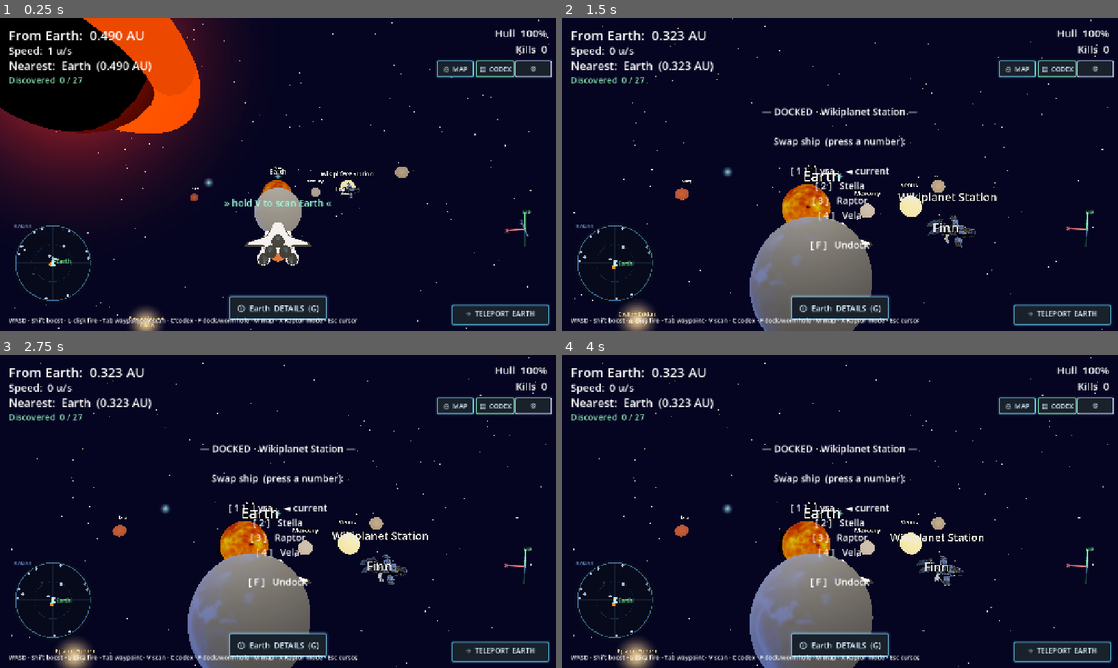
Above: before the commit, frames 1-4 (two rows, left to right).
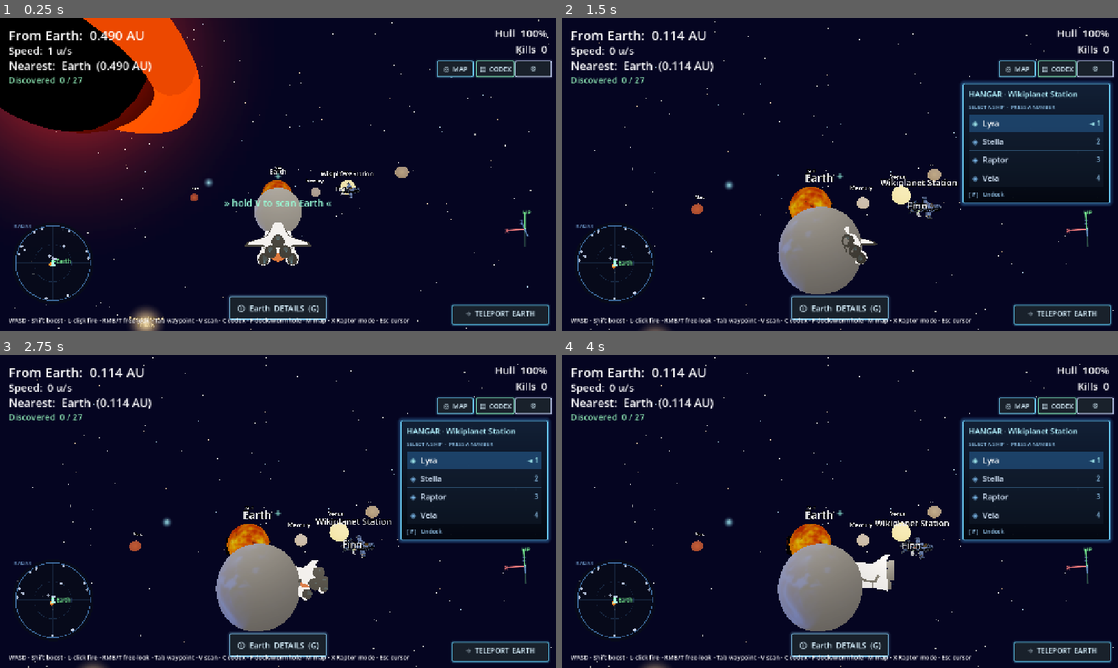
Above: after the commit, the same moments.

Repository: Fiazul/Astryx
Game: Godot game, scene res://Main.tscn
Same seed, same stepped clock (60 frames per second), same inputs: the game is played once before the commit and once after it.
Inputs (mouse positions are in pixels of both pictures, inside the frame that each line leads up to):
- Up to frame 1 (0.25 s): no input
- Up to frame 2 (1.5 s): tap Enter at 0.5 s; move the mouse to (867, 174) at 0.52 s; hold T 0.53-1.28 s; hold W from 0.53 s (still down); click (867, 174) at 0.67 s; tap Space at 0.77 s; tap Q at 0.8, 1.35 s; tap F at 1.25 s; move the mouse to (812, 174) at 1.27 s; click (812, 174) at 1.42 s
- Up to frame 3 (2.75 s): tap Space at 1.52 s; tap E at 1.55 s; tap A at 2 s; move the mouse to (333, 442) at 2.02 s; release W at 2.03 s; hold D from 2.03 s (still down); hold E from 2.03 s (still down); click (333, 442) at 2.17 s; tap T at 2.3 s
- Up to frame 4 (4 s): release D at 2.75 s; release E at 2.75 s; tap A at 2.75, 3.5 s; drag from (812, 574) to (673, 464) at 2.77 s; move the mouse to (1006, 558) at 3.52 s; hold A from 3.53 s (still down); hold Q from 3.53 s (still down); click (1006, 558) at 3.67 s; tap Space at 3.77 s; tap E at 3.8 s

The runs differ from the first frame. In frame 1, 0.6% of the frame differs, in the area x 18-74%, y 95-98%; in frame 2, 12%; in frame 3, 13%; in frame 4, 13%, in the area x 2-100%, y 0-100%.

Commit message:
v0.4.0 — sharp Raptor booster, fullscreen launch, dock landing zone, hangar UI, free-look
- Raptor booster reshaped into a long, thin, sharp spike (BOOSTER_RADIUS/LENGTH_SCALE).
- Game launches fullscreen at native res (project.godot window/size/mode=3, aspect=expand).
- Station landing zone force-slows ANY ship (warp included) for a smooth, controllable
  landing; proximity-based cap eases from DOCK_EDGE_SPEED down to DOCK_PLATFORM_SPEED.
- Docked hangar is a styled, bordered, gradient-backed table in the top-right corner
  with per-ship rows, icons, current-ship highlight, and click-to-pick (number keys
  still work). Ship is on show (turntable spin) while you pick.
- Free-look camera: hold RMB or T to orbit the view while the ship flies on; releases
  back behind the ship. Cosmetic banking now reads the steering turn only.
- Build tooling: build.sh + export_presets.cfg (Windows .exe / Linux binary+installer).

Co-Authored-By: Claude Opus 4.8 <noreply@anthropic.com>

Diff:
--- a/hud.gd
+++ b/hud.gd
@@ -9,6 +9,8 @@
 const AU_PER_UNIT := 0.1
 const LY_PER_AU := 1.0 / 63241.077
 
+signal ship_selected(index: int)   # emitted when a hangar row is clicked
+
 var ship: Ship
 var planets: PlanetSystem
 var combat: Combat           # for HP / kills readout
@@ -26,7 +28,13 @@
 var _speed_label: Label
 var _near_label: Label
 var _prompt: Label    # "Press F to dock" near the station
-var _menu: Label      # ship-swap panel while docked
+var _menu: Label      # centered overlay text (wormhole-transit countdown)
+# Hangar: the styled, bordered, gradient-backed ship-pickup table (top-right).
+var _hangar: PanelContainer
+var _hangar_bg: TextureRect
+var _hangar_title: Label
+var _hangar_rows: VBoxContainer
+var _hangar_sig := ""   # rebuild the rows only when the contents actually change
 var _combat_label: Label
 var _boss_label: Label
 var _reticle: Label
@@ -66,9 +74,14 @@
 	_prompt.size = Vector2(1280, 30)
 	_prompt.horizontal_alignment = HORIZONTAL_ALIGNMENT_CENTER
 
+	# Centered overlay text — used for the wormhole-transit countdown.
 	_menu = _make_label(canvas, Vector2(0, 200), 22)
 	_menu.size = Vector2(1280, 320)
 	_menu.horizontal_alignment = HORIZONTAL_ALIGNMENT_CENTER
+	_menu.visible = false
+
+	# Styled ship-pickup table (top-right, shown while docked).
+	_build_hangar(canvas)
 
 	# Combat readout (top-right) + a center aiming reticle.
 	_combat_label = _make_label(canvas, Vector2(980, 18), 24)
@@ -111,7 +124,7 @@
 	canvas.add_child(details_button)
 
 	var hint := _make_label(canvas, Vector2(20, 686), 14)
-	hint.text = "WASD · Shift boost · L-click fire · Tab waypoint · V scan · C codex · F dock/wormhole · M map · X Raptor mode · Esc cursor"
+	hint.text = "WASD · Shift boost · L-click fire · RMB/T free-look · Tab waypoint · V scan · C codex · F dock/wormhole · M map · X Raptor mode · Esc cursor"
 
 
 # Squared, brushed-metal, cyan-glow sci-fi button: "⌖ TELEPORT EARTH".
@@ -170,6 +183,164 @@
 
 func set_menu(text: String) -> void:
 	_menu.text = text
+	_menu.visible = text != ""   # hide the centered overlay when there's nothing to show
+
+
+# --- Hangar (ship-pickup table) -------------------------------------------------
+const HANGAR_W := 340.0
+const HANGAR_X := 1280.0 - HANGAR_W - 18.0   # top-right, clear of the screen edge
+const HANGAR_Y := 150.0                       # below the MAP/CODEX/⚙ button bar
+
+# A bordered, gradient-backed panel in the top-right. Built once; set_hangar()
+# fills/clears the rows and shows or hides it.
+func _build_hangar(canvas: CanvasLayer) -> void:
+	_hangar = PanelContainer.new()
+	_hangar.position = Vector2(HANGAR_X, HANGAR_Y)
+	_hangar.custom_minimum_size = Vector2(HANGAR_W, 0)
+	_hangar.mouse_filter = Control.MOUSE_FILTER_IGNORE
+
+	# Outer frame: cyan border + soft glow (the table's outer border).
+	var frame := StyleBoxFlat.new()
+	frame.bg_color = Color(0, 0, 0, 0)            # let the gradient backdrop show through
+	frame.set_border_width_all(2)
+	frame.border_color = Color(0.45, 0.85, 1.0, 0.9)
+	frame.set_corner_radius_all(4)
+	frame.shadow_color = Color(0.3, 0.7, 1.0, 0.35)
+	frame.shadow_size = 8
+	_hangar.add_theme_stylebox_override("panel", frame)
+
+	# Linear-gradient backdrop, stretched to fill the panel (drawn behind content).
+	_hangar_bg = TextureRect.new()
+	_hangar_bg.texture = _linear_gradient(
+		Color(0.07, 0.12, 0.20, 0.96), Color(0.01, 0.02, 0.05, 0.96))
+	_hangar_bg.set_anchors_preset(Control.PRESET_FULL_RECT)
+	_hangar_bg.stretch_mode = TextureRect.STRETCH_SCALE
+	_hangar_bg.mouse_filter = Control.MOUSE_FILTER_IGNORE
+	_hangar.add_child(_hangar_bg)
+
+	var margin := MarginContainer.new()
+	margin.add_theme_constant_override("margin_left", 12)
+	margin.add_theme_constant_override("margin_right", 12)
+	margin.add_theme_constant_override("margin_top", 10)
+	margin.add_theme_constant_override("margin_bottom", 10)
+	_hangar.add_child(margin)
+
+	var col := VBoxContainer.new()
+	col.add_theme_constant_override("separation", 8)
+	margin.add_child(col)
+
+	_hangar_title = Label.new()
+	_hangar_title.add_theme_font_size_override("font_size", 18)
+	_hangar_title.add_theme_color_override("font_color", Color(0.7, 0.95, 1.0))
+	col.add_child(_hangar_title)
+
+	var sub := Label.new()
+	sub.text = "SELECT A SHIP  ·  PRESS A NUMBER"
+	sub.add_theme_font_size_override("font_size", 12)
+	sub.add_theme_color_override("font_color", Color(0.55, 0.75, 0.9))
+	col.add_child(sub)
+
+	_hangar_rows = VBoxContainer.new()
+	_hangar_rows.add_theme_constant_override("separation", 0)   # rows touch -> a table grid
+	col.add_child(_hangar_rows)
+
+	var footer := Label.new()
+	footer.text = "[ F ]   Undock"
+	footer.add_theme_font_size_override("font_size", 13)
+	footer.add_theme_color_override("font_color", Color(0.6, 0.8, 0.95))
+	col.add_child(footer)
+
+	_hangar.visible = false
+	canvas.add_child(_hangar)
+
+
+# A top->bottom linear gradient as a texture (for the hangar backdrop / row fills).
+func _linear_gradient(top: Color, bottom: Color) -> GradientTexture2D:
+	var g := Gradient.new()
+	g.set_color(0, top)
+	g.set_color(1, bottom)
+	var tex := GradientTexture2D.new()
+	tex.gradient = g
+	tex.fill = GradientTexture2D.FILL_LINEAR
+	tex.fill_from = Vector2(0, 0)
+	tex.fill_to = Vector2(0, 1)
+	tex.width = 8
+	tex.height = 64
+	return tex
+
+
+# Show/refresh the ship-pickup table. Rebuilds rows only when the contents change
+# (ship set, current selection, or station name), so it's cheap to call per frame.
+func set_hangar(open: bool, names: PackedStringArray, current: int, station: String) -> void:
+	var sig := ("%d|%s|%s" % [current, station, ",".join(names)]) if open else ""
+	if sig == _hangar_sig:
+		return
+	_hangar_sig = sig
+	_hangar.visible = open
+	if not open:
+		return
+	_hangar_title.text = "HANGAR · %s" % station
+	for c in _hangar_rows.get_children():
+		c.queue_free()
+	for i in names.size():
+		_hangar_rows.add_child(_make_hangar_row(names[i], i, i == current))
+
+
+# One bordered table row: ◈ icon · ship name · number key. Current ship is lit up.
+func _make_hangar_row(ship_name: String, idx: int, is_current: bool) -> PanelContainer:
+	var row := PanelContainer.new()
+	var box := StyleBoxFlat.new()
+	box.set_border_width_all(1)
+	box.set_content_margin_all(8)
+	if is_current:
+		box.bg_color = Color(0.18, 0.45, 0.70, 0.45)
+		box.border_color = Color(0.6, 0.95, 1.0, 0.95)
+	else:
+		box.bg_color = Color(0.10, 0.16, 0.24, 0.30)
+		box.border_color = Color(0.35, 0.60, 0.80, 0.50)
+	row.add_theme_stylebox_override("panel", box)
+	# Clickable: pick this ship on left-click (number keys still work too).
+	row.mouse_filter = Control.MOUSE_FILTER_STOP
+	row.mouse_default_cursor_shape = Control.CURSOR_POINTING_HAND
+	row.gui_input.connect(_on_hangar_row_input.bind(idx))
+
+	var h := HBoxContainer.new()
+	h.add_theme_constant_override("separation", 10)
+	h.mouse_filter = Control.MOUSE_FILTER_IGNORE   # let clicks fall through to the row
+	row.add_child(h)
+
+	var icon := Label.new()
+	icon.text = "◈"
+	icon.mouse_filter = Control.MOUSE_FILTER_IGNORE
+	icon.add_theme_font_size_override("font_size", 18)
+	icon.add_theme_color_override("font_color",
+		Color(0.7, 1.0, 1.0) if is_current else Color(0.5, 0.75, 0.95))
+	h.add_child(icon)
+
+	var nm := Label.new()
+	nm.text = ship_name
+	nm.mouse_filter = Control.MOUSE_FILTER_IGNORE
+	nm.add_theme_font_size_override("font_size", 18)
+	nm.add_theme_color_override("font_color",
+		Color(1, 1, 1) if is_current else Color(0.85, 0.92, 1.0))
+	nm.size_flags_horizontal = Control.SIZE_EXPAND_FILL
+	h.add_child(nm)
+
+	var key := Label.new()
+	key.text = ("◄ %d" % (idx + 1)) if is_current else str(idx + 1)
+	key.mouse_filter = Control.MOUSE_FILTER_IGNORE
+	key.add_theme_font_size_override("font_size", 16)
+	key.add_theme_color_override("font_color",
+		Color(0.7, 1.0, 1.0) if is_current else Color(0.55, 0.75, 0.9))
+	h.add_child(key)
+
+	return row
+
+
+func _on_hangar_row_input(event: InputEvent, idx: int) -> void:
+	if event is InputEventMouseButton and event.pressed \
+			and event.button_index == MOUSE_BUTTON_LEFT:
+		ship_selected.emit(idx)
 
 
 func refresh() -> void:
--- a/main.gd
+++ b/main.gd
@@ -127,6 +127,7 @@
 	hud.planets = planets
 	hud.combat = combat
 	hud.teleport_button.pressed.connect(teleport_home)
+	hud.ship_selected.connect(_on_hangar_pick)   # click a hangar row to swap ship
 
 	# Discovery progress (persisted) + real planet facts + the Details panel.
 	codex = Codex.new()
@@ -328,6 +329,9 @@
 
 
 # --- Docking at the station + ship swap ---
+# How far out (beyond dock_range) the landing zone begins force-slowing the ship.
+const DOCK_SLOW_MARGIN := 40.0
+
 func _input(event: InputEvent) -> void:
 	if not (event is InputEventKey and event.pressed and not event.echo):
 		return
@@ -370,6 +374,7 @@
 	if ship.transiting:
 		var rem := wormhole.transit_remaining()
 		hud.set_prompt("")
+		hud.set_hangar(false, PackedStringArray(), 0, "")
 		hud.set_menu("— WORMHOLE TRANSIT —\n\n→ %s   ·   %.0f ly\n(light would take %.0f years)\n\nArriving in  %d:%02d"
 			% [SystemDB.display_name(wormhole.dest_id), wormhole.dest_ly, wormhole.dest_ly,
 			int(rem) / 60, int(rem) % 60])
@@ -377,27 +382,38 @@
 
 	hud.set_menu("")
 	# Docking is Sol-only (the station lives there).
-	_dock_in_range = current_system == SystemDB.SOL and props.has_dock \
-		and (props.dock_pos - ship.true_pos).length() < props.dock_range
+	var dock_dist := (props.dock_pos - ship.true_pos).length() \
+		if current_system == SystemDB.SOL and props.has_dock else INF
+	_dock_in_range = dock_dist < props.dock_range
+	# Force-slow the ship as it enters the landing zone (smooth, proximity-based):
+	# 0 at the outer edge (dock_range + DOCK_SLOW_MARGIN), 1 once inside the pad.
+	ship.dock_approach = clampf(1.0 - (dock_dist - props.dock_range) / DOCK_SLOW_MARGIN, 0.0, 1.0) \
+		if dock_dist < INF else 0.0
 	if docked:
 		hud.set_prompt("")
-		hud.set_menu(_menu_text())
-	elif _dock_in_range:
-		hud.set_prompt("» Press F to dock at %s «" % props.dock_name)
-	elif wormhole.in_range(ship.true_pos):
-		hud.set_prompt("» Press F to enter the wormhole to %s  (%.0f ly) «"
-			% [SystemDB.display_name(wormhole.dest_id), wormhole.dest_ly])
+		hud.set_hangar(true, _ship_names(), ship.current_index(), props.dock_name)
 	else:
-		hud.set_prompt("")
-
-
-func _menu_text() -> String:
-	var t := "— DOCKED · %s —\n\nSwap ship  (press a number):\n\n" % props.dock_name
+		hud.set_hangar(false, PackedStringArray(), 0, "")
+		if _dock_in_range:
+			hud.set_prompt("» Press F to dock at %s «" % props.dock_name)
+		elif wormhole.in_range(ship.true_pos):
+			hud.set_prompt("» Press F to enter the wormhole to %s  (%.0f ly) «"
+				% [SystemDB.display_name(wormhole.dest_id), wormhole.dest_ly])
+		else:
+			hud.set_prompt("")
+
+
+func _ship_names() -> PackedStringArray:
+	var names := PackedStringArray()
 	for i in ship.ship_count():
-		var cur := "    ◄ current" if i == ship.current_index() else ""
-		t += "[ %d ]   %s%s\n" % [i + 1, ship.ship_name_at(i), cur]
-	t += "\n[ F ]   Undock"
-	return t
+		names.append(ship.ship_name_at(i))
+	return names
+
+
+# Clicking a hangar row swaps to that ship — only meaningful while docked.
+func _on_hangar_pick(index: int) -> void:
+	if docked and index >= 0 and index < ship.ship_count():
+		ship.swap_ship(index)
 
 
 # Looping background music, spawned from code like everything else. Kept low so
--- a/project.godot
+++ b/project.godot
@@ -23,8 +23,9 @@
 
 window/size/viewport_width=1280
 window/size/viewport_height=720
+window/size/mode=3
 window/stretch/mode="canvas_items"
-window/stretch/aspect="keep"
+window/stretch/aspect="expand"
 
 [rendering]
 
--- a/ship.gd
+++ b/ship.gd
@@ -64,8 +64,8 @@
 }
 const BOOSTER_FALLBACK := [Vector2(-0.08, 0.0), Vector2(0.08, 0.0)]  # if a name isn't listed
 # Per-ship plume shaping. Raptor: long/thin/small. Vela: long, thin, golden.
-const BOOSTER_RADIUS_SCALE := { "Raptor": 1.9, "Vela": 0.45, "Stella": 0.40 }   # Raptor: strong
-const BOOSTER_LENGTH_SCALE := { "Raptor": 7.0, "Vela": 4.2,  "Stella": 3.6, "Lyra": 1.5 }  # long trails
+const BOOSTER_RADIUS_SCALE := { "Raptor": 0.70, "Vela": 0.45, "Stella": 0.40 }   # Raptor: thin spike
+const BOOSTER_LENGTH_SCALE := { "Raptor": 11.0, "Vela": 4.2,  "Stella": 3.6, "Lyra": 1.5 }  # long trails
 const BOOSTER_COLOR_OVERRIDE := {
 	"Vela": Color(1.0, 0.82, 0.32),    # transparent gold
 	"Stella": Color(1.0, 0.26, 0.20),  # sharp transparent red
@@ -92,6 +92,11 @@
 const BANK_SMOOTH := 5.0
 const CAM_OFFSET := Vector3(0.0, 2.2, 8.5)  # behind (+Z) and above the ship
 const CAM_LAG := 6.0
+# Free-look (hold RMB or T): mouse orbits the camera instead of steering; the ship
+# holds its heading and flies on. Released, the view eases back behind the ship.
+const LOOK_YAW_LIMIT := 2.7     # how far around the ship the view can swing (rad)
+const LOOK_PITCH_LIMIT := 1.2   # how far up/down (rad)
+const LOOK_RETURN := 8.0        # how fast the view snaps to target / eases back home
 const FOV_BASE := 70.0
 const FOV_KICK := 14.0        # extra FOV at full speed (sense of speed) — gentle
 
@@ -101,6 +106,7 @@
 var speed_limit := INF         # set by main from PlanetSystem; eases us down near a body
 var nearest_dir := Vector3.ZERO  # toward nearest body; we only ease down when approaching it
 var gravity := Vector3.ZERO    # set by main from PlanetSystem; gentle pull toward bodies
+var dock_approach := 0.0       # 0 outside the station's landing zone, 1 at the pad; set by main
 var frozen := false            # docked at a station — motion held, mouse freed
 var transiting := false        # in a wormhole tunnel — motion held, view locked forward
 var camera: Camera3D           # assigned by main; driven from fly()
@@ -114,6 +120,12 @@
 const WARP_FLOOR := 5.0        # warp multiplier at zero charge (controllable start)
 const WARP_CHARGE_TIME := 9.0  # seconds of thrust to reach full warp
 const WARP_DECAY_TIME := 3.5   # seconds to spool back down when you ease off
+
+# Station landing zone: speed is force-reduced as you near the pad so you can
+# actually land — applies to ALL ships, warp included. Fed by main via dock_approach.
+const DOCK_EDGE_SPEED := 100.0     # speed cap at the outer edge of the zone (gentle entry)
+const DOCK_PLATFORM_SPEED := 6.0   # speed cap right at the pad (smooth final approach)
+const DOCK_SPIN := 0.5             # showroom turntable spin (rad/s) while docked
 
 # True when a warp ship is blazing fast — combat + crosshair are disabled.
 func is_hypersonic() -> bool:
@@ -149,6 +161,11 @@
 var _bank := 0.0
 var _mouse_delta := Vector2.ZERO
 var _mouse_captured := false
+var _free_look := false       # true while holding RMB / T — mouse orbits the view
+var _look_yaw := 0.0          # target orbit angles (set in fly)
+var _look_pitch := 0.0
+var _look_yaw_s := 0.0        # smoothed orbit angles actually applied to the camera
+var _look_pitch_s := 0.0
 
 
 func _ready() -> void:
@@ -178,35 +195,52 @@
 	if transiting:
 		velocity = Vector3.ZERO
 		_mouse_delta = Vector2.ZERO
+		_look_yaw = 0.0
+		_look_pitch = 0.0
 		_update_boosters(1.0, delta)
 		_update_streaks(1.0)
 		_update_camera(delta)
 		return
 
-	# Docked: hold position, idle the boosters, keep the camera steady.
+	# Docked: hold position, idle the boosters, keep the camera steady, and slowly
+	# turntable the hull so the ship is clearly on show while you pick one.
 	if frozen:
 		velocity = Vector3.ZERO
 		_mouse_delta = Vector2.ZERO
+		_look_yaw = 0.0
+		_look_pitch = 0.0
+		_mesh_root.rotate_y(DOCK_SPIN * delta)
 		_update_boosters(0.0, delta)
 		_update_streaks(0.0)
 		_update_camera(delta)
 		return
 
-	# --- Rotation: mouse aims, Q/E roll ---
-	var yaw := _mouse_delta.x * mouse_sens
-	var pitch := _mouse_delta.y * mouse_sens
+	# --- Look vs. steer ---
+	# Hold RMB or T for free-look: the mouse orbits the camera around the ship while
+	# the ship holds its heading and keeps flying. Release to steer normally again.
+	_free_look = Input.is_mouse_button_pressed(MOUSE_BUTTON_RIGHT) \
+		or Input.is_physical_key_pressed(KEY_T)
+	var md := _mouse_delta
 	_mouse_delta = Vector2.ZERO
-
-	rotate_object_local(Vector3.UP, -yaw)
-	rotate_object_local(Vector3.RIGHT, -pitch)
-
-	var roll := 0.0
-	if Input.is_physical_key_pressed(KEY_Q):
-		roll += 1.0
-	if Input.is_physical_key_pressed(KEY_E):
-		roll -= 1.0
-	rotate_object_local(Vector3.BACK, roll * ROLL_RATE * delta)
-	orthonormalize()  # scrub float drift out of the basis over time
+	var turn := 0.0   # this frame's mouse yaw (drives cosmetic banking below)
+
+	if _free_look:
+		_look_yaw = clampf(_look_yaw - md.x * mouse_sens, -LOOK_YAW_LIMIT, LOOK_YAW_LIMIT)
+		_look_pitch = clampf(_look_pitch - md.y * mouse_sens, -LOOK_PITCH_LIMIT, LOOK_PITCH_LIMIT)
+	else:
+		# Normal steering: mouse aims, Q/E roll. View eases back behind the ship.
+		turn = md.x * mouse_sens
+		rotate_object_local(Vector3.UP, -md.x * mouse_sens)
+		rotate_object_local(Vector3.RIGHT, -md.y * mouse_sens)
+		var roll := 0.0
+		if Input.is_physical_key_pressed(KEY_Q):
+			roll += 1.0
+		if Input.is_physical_key_pressed(KEY_E):
+			roll -= 1.0
+		rotate_object_local(Vector3.BACK, roll * ROLL_RATE * delta)
+		orthonormalize()  # scrub float drift out of the basis over time
+		_look_yaw = 0.0
+		_look_pitch = 0.0
 
 	# --- Thrust (local axes -> world via current basis) ---
 	var boost := BOOST_MULT if Input.is_physical_key_pressed(KEY_SHIFT) else 1.0
@@ -255,11 +289,19 @@
 		cap = minf(cap, speed_limit)
 	velocity = velocity.limit_length(cap)
 
+	# Platform approach: inside the station's landing zone the speed is force-reduced
+	# so you can actually land — no matter how fast you arrived (warp included). The
+	# cap shrinks smoothly with proximity, easing you down rather than snapping. You
+	# keep steering, you just can't blast through. (dock_approach is fed by main.)
+	if dock_approach > 0.0:
+		var land_cap := lerpf(DOCK_EDGE_SPEED, DOCK_PLATFORM_SPEED, dock_approach)
+		velocity = velocity.limit_length(land_cap)
+
 	# --- Floating origin: never move the node; accumulate the true position ---
 	true_pos += velocity * delta
 
 	# --- Cosmetic banking (on the mesh only, so the camera stays steady) ---
-	var target_bank := clampf(-yaw * 7.0 - strafe * 0.35, -BANK_ANGLE, BANK_ANGLE)
+	var target_bank := clampf(-turn * 7.0 - strafe * 0.35, -BANK_ANGLE, BANK_ANGLE)
 	_bank = lerpf(_bank, target_bank, clampf(BANK_SMOOTH * delta, 0.0, 1.0))
 	_mesh_root.rotation.z = _bank
 
@@ -310,8 +352,14 @@
 	# Camera basis lags the ship's a touch -> gentle sway / sense of speed.
 	_cam_basis = _cam_basis.slerp(transform.basis, clampf(CAM_LAG * delta, 0.0, 1.0))
 	_cam_zoom_smooth = lerpf(_cam_zoom_smooth, _cam_zoom, clampf(10.0 * delta, 0.0, 1.0))
-	var cam_pos := _cam_basis * (CAM_OFFSET * _cam_zoom_smooth)  # ship at origin -> global
-	camera.global_transform = Transform3D(_cam_basis, cam_pos)
+	# Free-look orbit: ease the applied angles toward target (0 = straight behind).
+	# Rotating the whole chase rig keeps the ship framed, so at 0 it's the usual cam.
+	var lk := clampf(LOOK_RETURN * delta, 0.0, 1.0)
+	_look_yaw_s = lerpf(_look_yaw_s, _look_yaw, lk)
+	_look_pitch_s = lerpf(_look_pitch_s, _look_pitch, lk)
+	var basis := _cam_basis * (Basis(Vector3.UP, _look_yaw_s) * Basis(Vector3.RIGHT, _look_pitch_s))
+	var cam_pos := basis * (CAM_OFFSET * _cam_zoom_smooth)  # ship at origin -> global
+	camera.global_transform = Transform3D(basis, cam_pos)
 	# Clamp the fraction so warp speeds don't blow the FOV out into a fisheye.
 	var speed_frac := clampf(velocity.length() / MAX_SPEED, 0.0, 1.0)
 	camera.fov = lerpf(camera.fov, FOV_BASE + speed_frac * FOV_KICK, clampf(4.0 * delta, 0.0, 1.0))
@@ -428,6 +476,9 @@
 
 func set_frozen(f: bool) -> void:
 	frozen = f
+	# Clear any showroom-spin / banking carryover so the hull is aligned with the
+	# nose again the instant you undock (otherwise it'd fly pointing sideways).
+	_mesh_root.rotation = Vector3.ZERO
 	_set_capture(not f)
 
 
Not shown, added: export_presets.cfg
Not shown, changed: .gitignore
Not shown, added: build.sh
